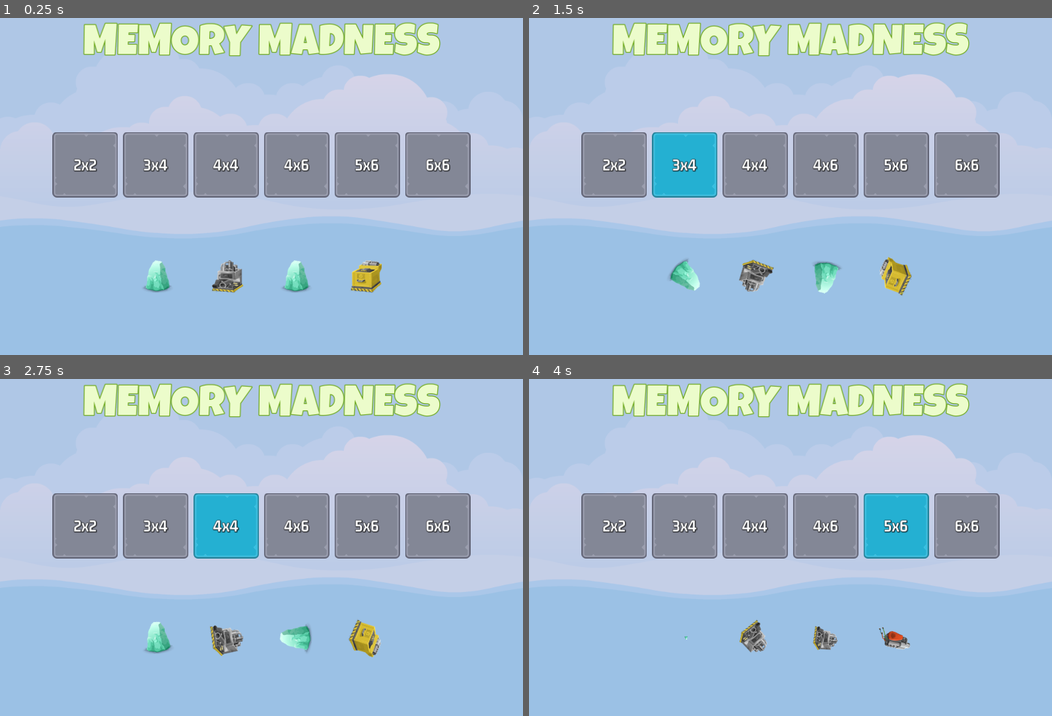
Above: before the commit, frames 1-4 (two rows, left to right).
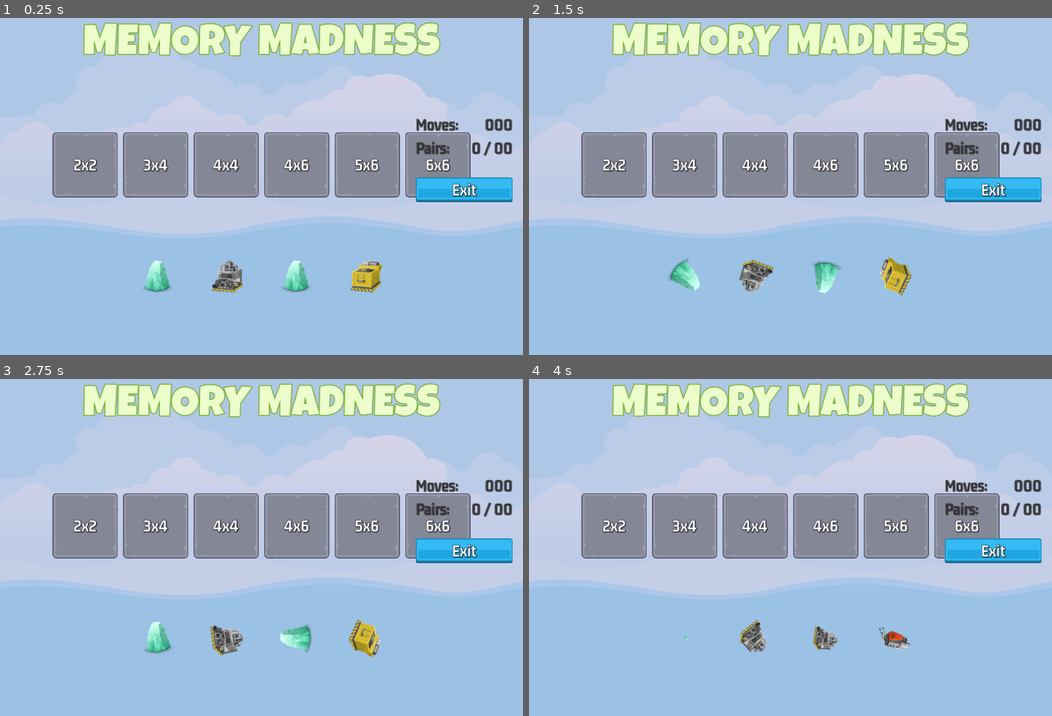
Above: after the commit, the same moments.

Repository: fj0lverkr/MemoryMadness
Game: Godot game, scene res://scenes/master/master.tscn
Same seed, same stepped clock (60 frames per second), same inputs: the game is played once before the commit and once after it.
Inputs:
- Up to frame 1 (0.25 s): no input
- Up to frame 2 (1.5 s): click "2x2" at 0.5 s; click "3x4" at 1.25 s
- Up to frame 3 (2.75 s): click "4x4" at 2 s
- Up to frame 4 (4 s): click "4x6" at 2.75 s; click "5x6" at 3.5 s

The runs differ from the first frame. In frame 1, 2.1% of the frame differs, in the area x 79-98%, y 29-55%; in frame 2, 4.4%, in the area x 23-98%, y 29-55%; in frame 3, 4.4%; in frame 4, 4.4%.

Commit message:
initial game screen setup

Diff:
--- /dev/null
+++ b/label_settings/GM_32_grey.tres
@@ -0,0 +1,11 @@
+[gd_resource type="LabelSettings" load_steps=2 format=3 uid="uid://dnryqtw8njv2e"]
+
+[ext_resource type="FontFile" uid="uid://dwdegkfpwi8g2" path="res://assets/fonts/gemunu-libre-v8-latin-700.ttf" id="1_au0x2"]
+
+[resource]
+font = ExtResource("1_au0x2")
+font_size = 32
+font_color = Color(0.215902, 0.215902, 0.215902, 1)
+outline_size = 1
+outline_color = Color(0, 0, 0, 0.768627)
+shadow_color = Color(0, 0, 0, 0.486275)
--- /dev/null
+++ b/scenes/game_screen/game_screen.tscn
@@ -0,0 +1,103 @@
+[gd_scene load_steps=6 format=3 uid="uid://drwjyssvllavf"]
+
+[ext_resource type="LabelSettings" uid="uid://dnryqtw8njv2e" path="res://label_settings/GM_32_grey.tres" id="1_r12fx"]
+[ext_resource type="Texture2D" uid="uid://cqvkln6jjsr21" path="res://assets/ui/blue_button00.png" id="2_eq8jw"]
+[ext_resource type="Texture2D" uid="uid://b0hspvcvl2fng" path="res://assets/ui/yellow_button00.png" id="3_7aaxb"]
+[ext_resource type="Texture2D" uid="uid://bhd7yu3ygn1sh" path="res://assets/ui/green_button00.png" id="4_uefu7"]
+[ext_resource type="LabelSettings" uid="uid://bqipv71xpgcof" path="res://label_settings/GM_32_white.tres" id="5_pfuj6"]
+
+[node name="GameScreen" type="Control"]
+layout_mode = 3
+anchors_preset = 15
+anchor_right = 1.0
+anchor_bottom = 1.0
+grow_horizontal = 2
+grow_vertical = 2
+
+[node name="HB" type="HBoxContainer" parent="."]
+layout_mode = 1
+anchors_preset = 15
+anchor_right = 1.0
+anchor_bottom = 1.0
+grow_horizontal = 2
+grow_vertical = 2
+
+[node name="MCLeft" type="MarginContainer" parent="HB"]
+layout_mode = 2
+size_flags_horizontal = 3
+
+[node name="TilesGrid" type="GridContainer" parent="HB/MCLeft"]
+layout_mode = 2
+size_flags_horizontal = 4
+size_flags_vertical = 4
+
+[node name="MCRight" type="MarginContainer" parent="HB"]
+custom_minimum_size = Vector2(200, 0)
+layout_mode = 2
+theme_override_constants/margin_right = 20
+
+[node name="VB" type="VBoxContainer" parent="HB/MCRight"]
+layout_mode = 2
+size_flags_vertical = 4
+theme_override_constants/separation = 10
+
+[node name="HB" type="HBoxContainer" parent="HB/MCRight/VB"]
+layout_mode = 2
+theme_override_constants/separation = 5
+
+[node name="Label" type="Label" parent="HB/MCRight/VB/HB"]
+layout_mode = 2
+size_flags_horizontal = 3
+text = "Moves:"
+label_settings = ExtResource("1_r12fx")
+vertical_alignment = 1
+
+[node name="MovesLabel" type="Label" parent="HB/MCRight/VB/HB"]
+layout_mode = 2
+size_flags_horizontal = 3
+text = "000"
+label_settings = ExtResource("1_r12fx")
+horizontal_alignment = 2
+vertical_alignment = 1
+
+[node name="HB2" type="HBoxContainer" parent="HB/MCRight/VB"]
+layout_mode = 2
+theme_override_constants/separation = 5
+
+[node name="Label" type="Label" parent="HB/MCRight/VB/HB2"]
+layout_mode = 2
+size_flags_horizontal = 3
+text = "Pairs:"
+label_settings = ExtResource("1_r12fx")
+vertical_alignment = 1
+
+[node name="PairsLabel" type="Label" parent="HB/MCRight/VB/HB2"]
+layout_mode = 2
+size_flags_horizontal = 3
+text = "0 / 00"
+label_settings = ExtResource("1_r12fx")
+horizontal_alignment = 2
+vertical_alignment = 1
+
+[node name="Spacer" type="Control" parent="HB/MCRight/VB"]
+custom_minimum_size = Vector2(0, 20)
+layout_mode = 2
+
+[node name="ExitButton" type="TextureButton" parent="HB/MCRight/VB"]
+layout_mode = 2
+size_flags_horizontal = 4
+texture_normal = ExtResource("2_eq8jw")
+texture_pressed = ExtResource("3_7aaxb")
+texture_hover = ExtResource("4_uefu7")
+
+[node name="Label" type="Label" parent="HB/MCRight/VB/ExitButton"]
+layout_mode = 1
+anchors_preset = 15
+anchor_right = 1.0
+anchor_bottom = 1.0
+grow_horizontal = 2
+grow_vertical = 2
+text = "Exit"
+label_settings = ExtResource("5_pfuj6")
+horizontal_alignment = 1
+vertical_alignment = 1
--- a/scenes/master/master.tscn
+++ b/scenes/master/master.tscn
@@ -1,7 +1,8 @@
-[gd_scene load_steps=3 format=3 uid="uid://oji788d7kvmd"]
+[gd_scene load_steps=4 format=3 uid="uid://oji788d7kvmd"]
 
 [ext_resource type="Texture2D" uid="uid://bag3jt5hbilcm" path="res://assets/images/backgroundEmpty.png" id="1_shwef"]
 [ext_resource type="PackedScene" uid="uid://df28w3p6sq8xq" path="res://scenes/main_screen/main_screen.tscn" id="2_e5upa"]
+[ext_resource type="PackedScene" uid="uid://drwjyssvllavf" path="res://scenes/game_screen/game_screen.tscn" id="3_ki8nv"]
 
 [node name="Master" type="CanvasLayer"]
 
@@ -14,3 +15,5 @@
 texture = ExtResource("1_shwef")
 
 [node name="MainScreen" parent="." instance=ExtResource("2_e5upa")]
+
+[node name="GameScreen" parent="." instance=ExtResource("3_ki8nv")]
